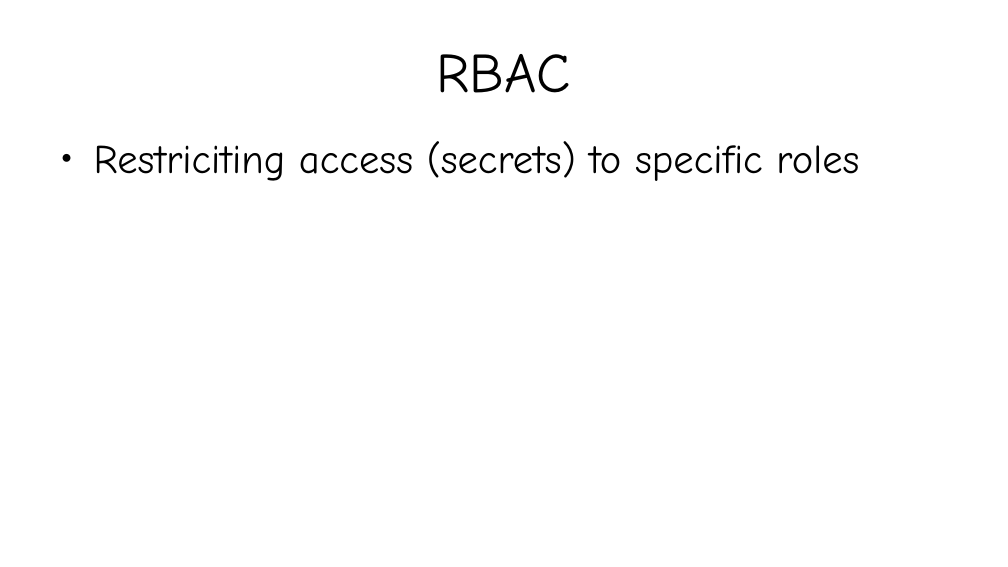
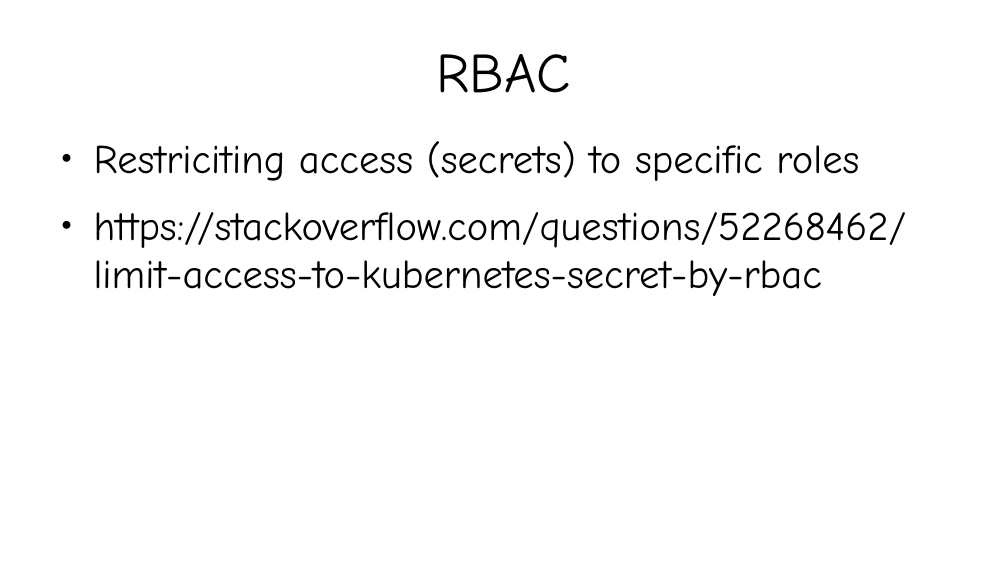
Before and after one commit to kislaykishore/microservices, a slide deck: slide 14 of Kubernetes.odp. Drawn at 1008x567 pixels with LibreOffice and Linux fonts; fonts in the diff are those of the drawing. Boxes give left, top, right and bottom in pixels: in the first picture for what was removed or moved away, otherwise in the second. Text is boxed around its words. In the diff, an @@ line names an element or a change of style, - is before the commit and + after.

```diff
--- a/Kubernetes.odp
+++ b/Kubernetes.odp
@@ text at (x1=94, y1=212, x2=907, y2=296): paragraph added @@
+● https://stackoverflow.com/questions/52268462/limit-access-to-kubernetes-secret-by-rbac
```
Also in this commit, not shown: 1 slide added, 2 other files.
